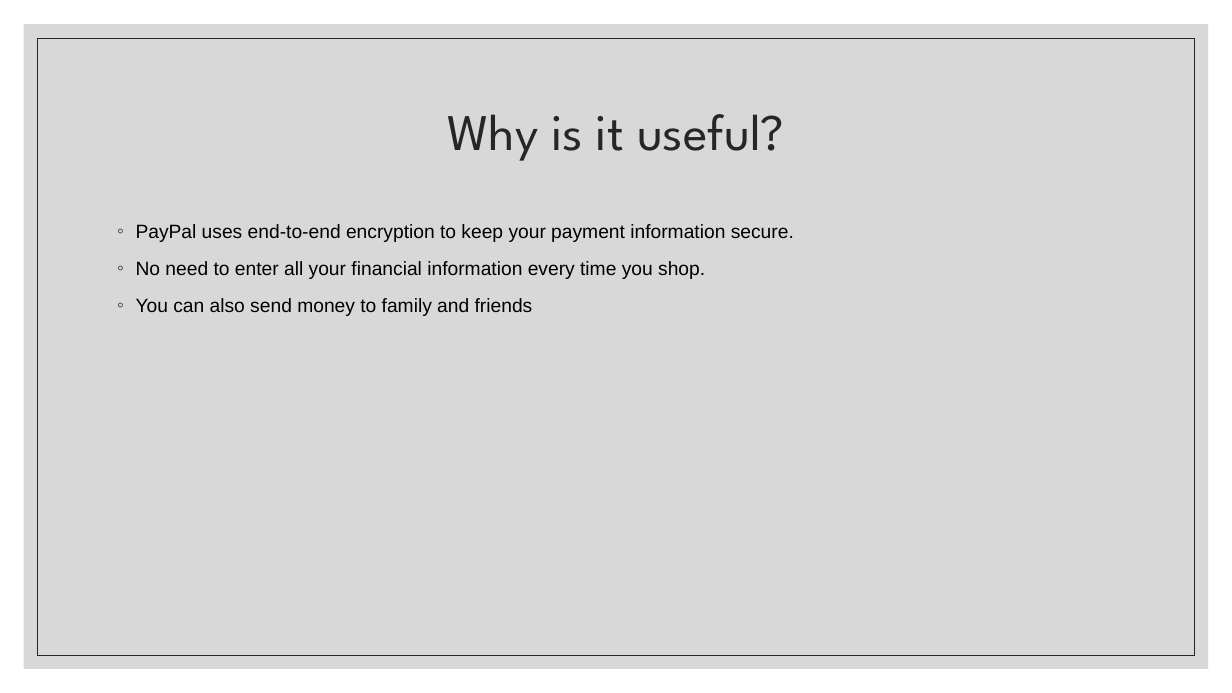
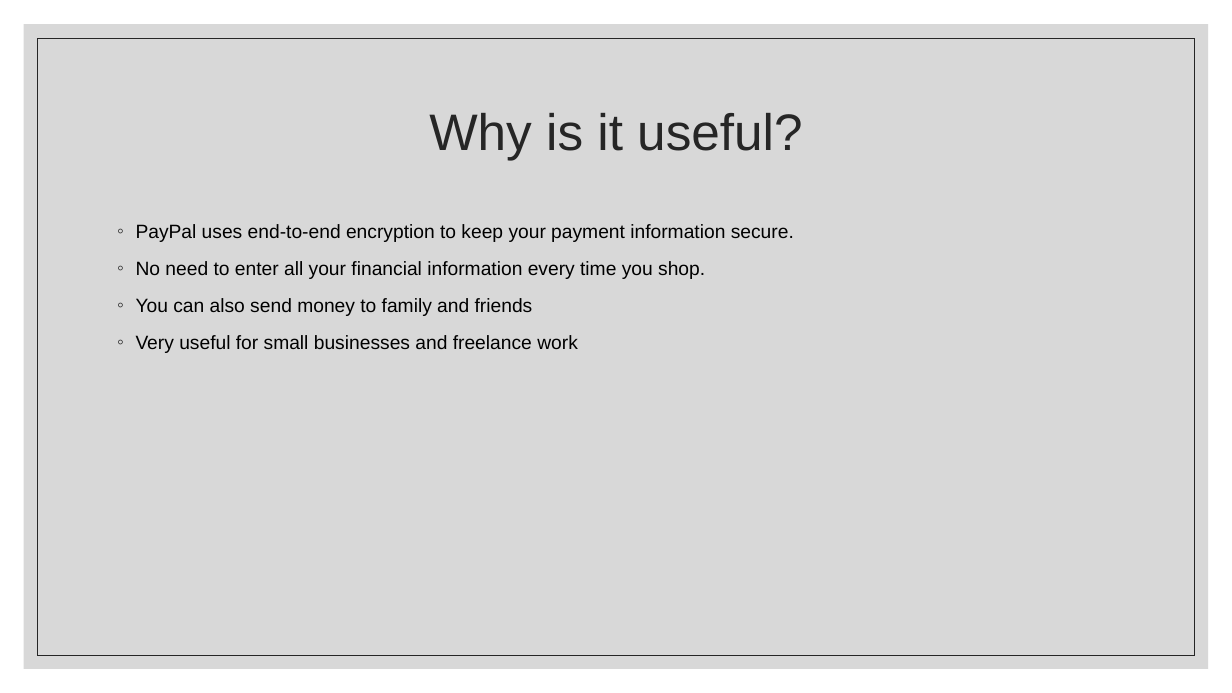
Before and after one commit to choco999/demonstration1, a slide deck: slide 5 of Paypal_Javascript.pptx. Drawn at 1232x693 pixels with LibreOffice and Linux fonts; fonts in the diff are those of the drawing. Boxes give left, top, right and bottom in pixels: in the first picture for what was removed or moved away, otherwise in the second. Text is boxed around its words. In the diff, an @@ line names an element or a change of style, - is before the commit and + after.

Commit message:
Add files via upload
updated the powerpoint

```diff
--- a/Paypal_Javascript.pptx
+++ b/Paypal_Javascript.pptx
@@ title "Why is it useful?" at box(429, 113, 802, 160): font League Spartan to Arial @@
@@ text at box(136, 335, 578, 353): paragraph added @@
+◦ Very useful for small businesses and freelance work
```
Also in this commit, not shown: 5 other slides changed, 5 slides added.
